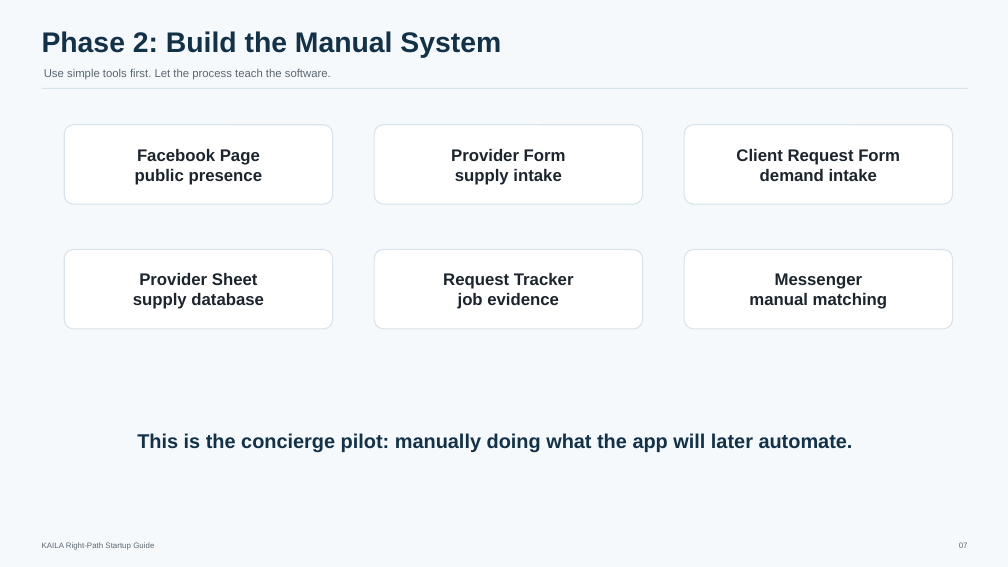
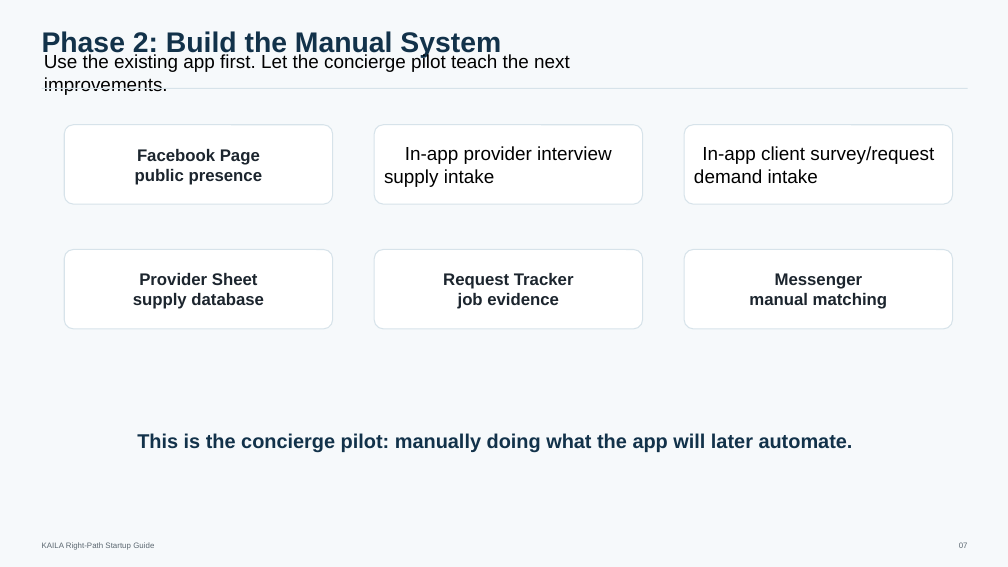
Before and after one commit to jmaeacido/jmaeacido.github.io, a slide deck: slide 7 of mockups/kaila-marketplace/presentation/KAILA_Right_Path_Startup_Guide_Presentation.pptx. Drawn at 1008x567 pixels with LibreOffice and Linux fonts; fonts in the diff are those of the drawing. Boxes give left, top, right and bottom in pixels: in the first picture for what was removed or moved away, otherwise in the second. Text is boxed around its words. In the diff, an @@ line names an element or a change of style, - is before the commit and + after.

```diff
--- a/mockups/kaila-marketplace/presentation/KAILA_Right_Path_Startup_Guide_Presentation.pptx
+++ b/mockups/kaila-marketplace/presentation/KAILA_Right_Path_Startup_Guide_Presentation.pptx
@@ text at box(44, 54, 570, 95): text changed; size 10.8 to 18 pt; text colour #5B6770 to #000000 @@
-Use simple tools first. Let the process teach the software.
+Use the existing app first. Let the concierge pilot teach the next improvements.
@@ text at box(405, 146, 612, 164): text changed; size 16 to 18 pt; text colour #1C252E to #000000; bold off @@
-Provider Form
+In-app provider interview
@@ text at box(702, 146, 934, 164): text changed; size 16 to 18 pt; text colour #1C252E to #000000; bold off @@
-Client Request Form
+In-app client survey/request
@@ text at box(384, 169, 494, 187): size 16 to 18 pt, text colour #1C252E to #000000, bold off in "supply intake"; alignment centre to left @@
@@ text at box(694, 169, 818, 184): size 16 to 18 pt, text colour #1C252E to #000000, bold off in "demand intake"; alignment centre to left @@
```
Also in this commit, not shown: 2 other slides changed, 5 other files.
